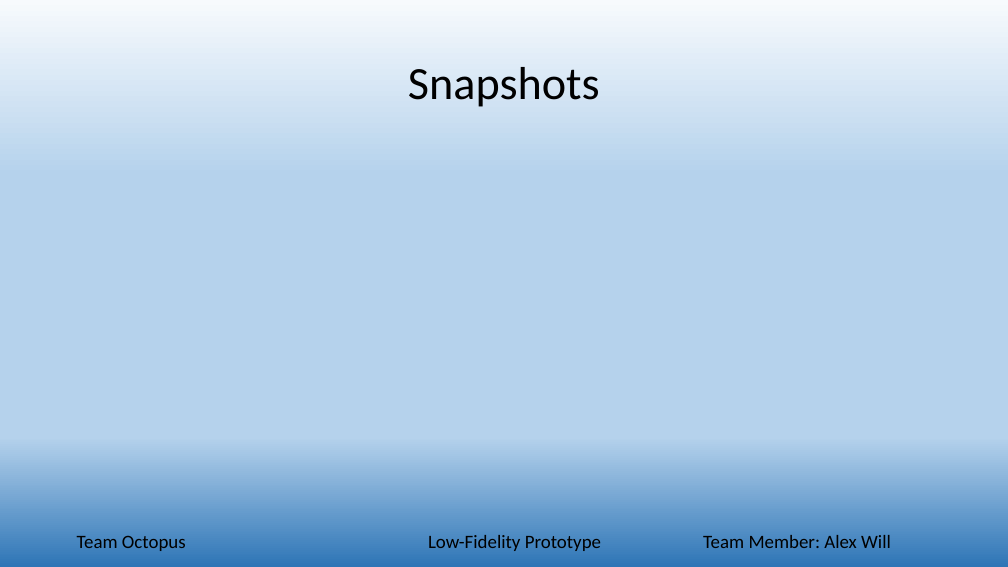
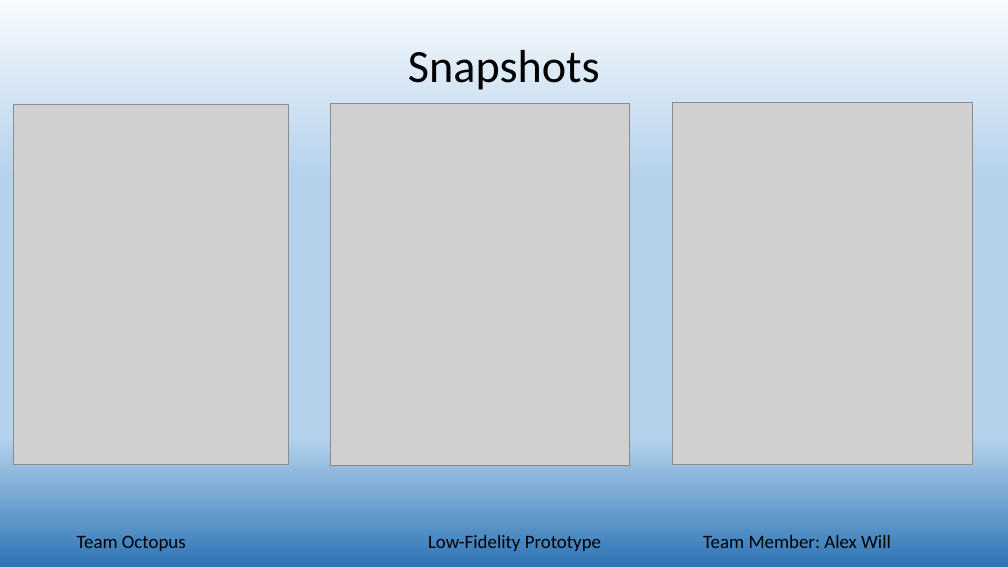
Before and after one commit to alwill/SchoolProjects, a slide deck: slide 5 of TeamOctopus/phase6/team_Octopus_Presentation.pptx. Drawn at 1008x567 pixels with LibreOffice and Linux fonts; fonts in the diff are those of the drawing; grey boxes stand for pictures. Boxes give left, top, right and bottom in pixels: in the first picture for what was removed or moved away, otherwise in the second. Text is boxed around its words. In the diff, an @@ line names an element or a change of style, - is before the commit and + after.

```diff
--- a/TeamOctopus/phase6/team_Octopus_Presentation.pptx
+++ b/TeamOctopus/phase6/team_Octopus_Presentation.pptx
@@ title "Snapshots": place and size @@
-title "Snapshots" at <box>408,67,600,107</box>
+title "Snapshots" at <box>408,50,600,90</box>
@@ picture added at <box>14,104,288,464</box> @@
@@ picture added at <box>330,104,629,466</box> @@
@@ picture added at <box>672,102,972,464</box> @@
```
Also in this commit, not shown: 2 other slides changed.
